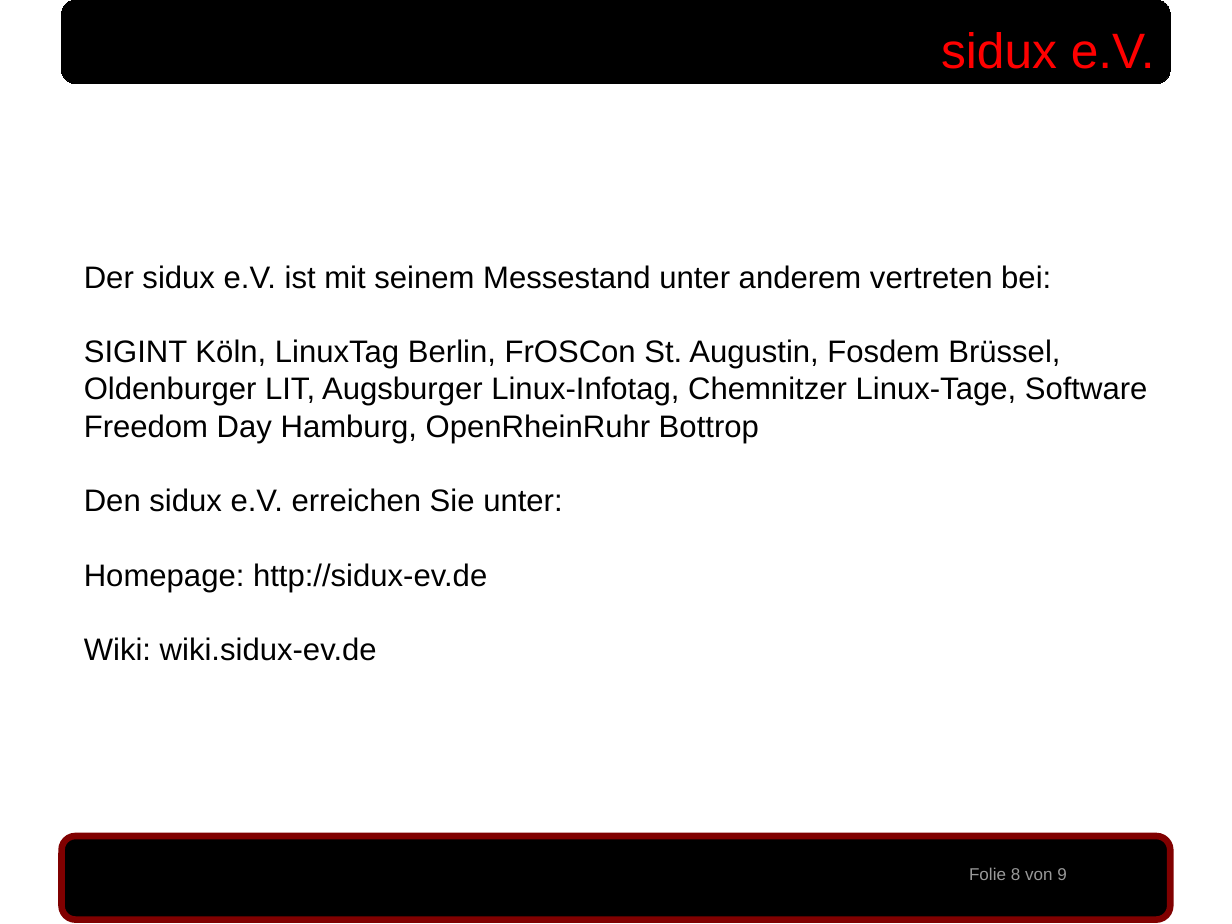
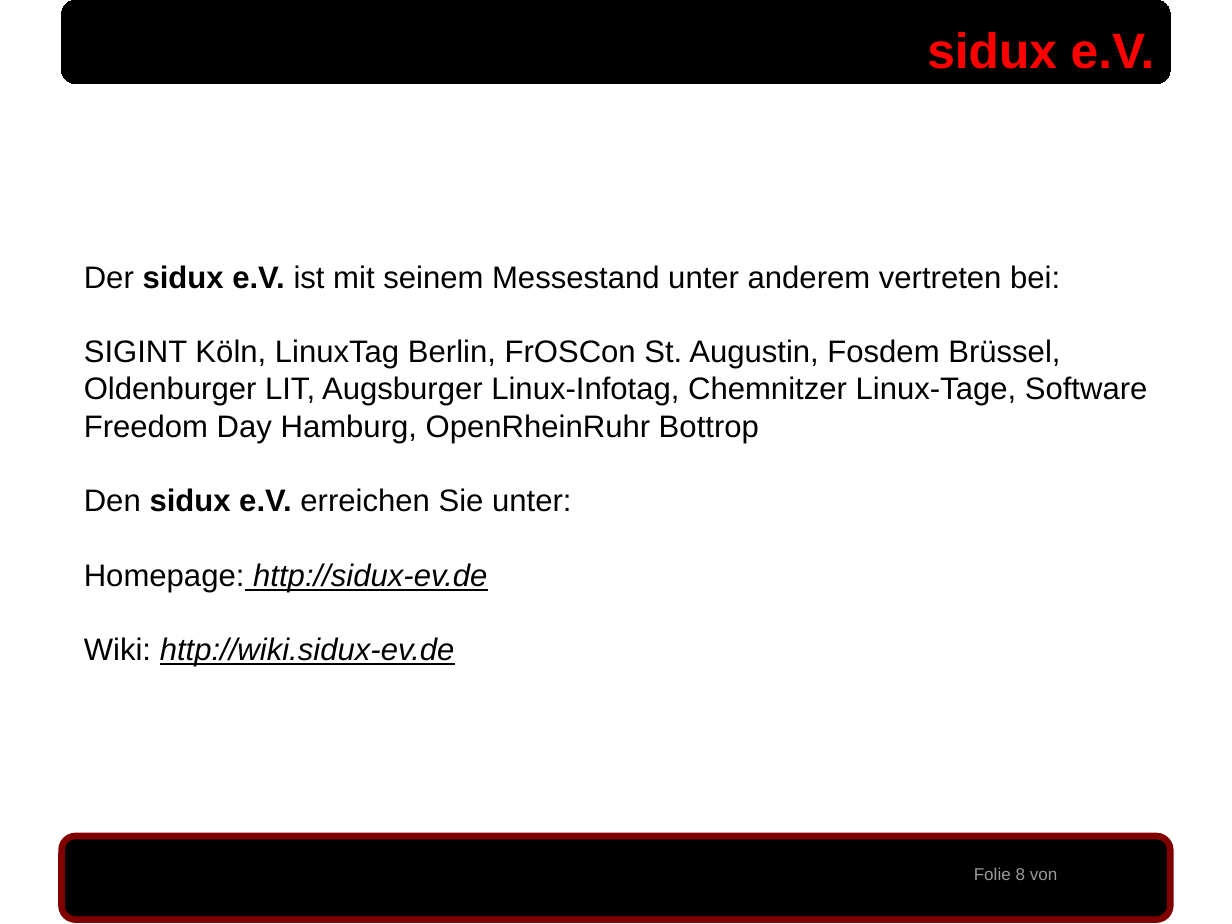
Before and after one commit to sidux-ev/praesentation, a slide deck: slide 8 of bin/sigint2010_koeln.odp. Drawn at 1232x924 pixels with LibreOffice and Linux fonts; fonts in the diff are those of the drawing; background and template pictures are left out. Boxes give left, top, right and bottom in pixels: in the first picture for what was removed or moved away, otherwise in the second. Text is boxed around its words. In the diff, an @@ line names an element or a change of style, - is before the commit and + after.

Commit message:
odp angepasst, sidux in dustismo +4pt (ttf-dustin muss installiert werden!), sidux-ev in arial, fett, inhalt wie in txt sidux im header dustimo +4pt, fett hinweis in ODP bzgl. FONT auf 1. seite (remove me after finalisation) pdf aus odp kleinere typos

```diff
--- a/bin/sigint2010_koeln.odp
+++ b/bin/sigint2010_koeln.odp
@@ text "sidux e.V." at <box>927,32,1155,69</box>: bold on @@
@@ text at <box>84,265,1060,592</box>: bold on in "sidux e.V.", "sidux e.V."; italic on, underline on in "http://sidux-ev.de" @@
@@ text at <box>84,637,455,667</box>: text changed; italic on @@
-Wiki: wiki.sidux-ev.de
+Wiki: http://wiki.sidux-ev.de
@@ page number at <box>974,867,1058,880</box>: text changed @@
-Folie 8 von 9
+Folie 8 von
```
Also in this commit, not shown: 8 other slides changed, 3 other files.
